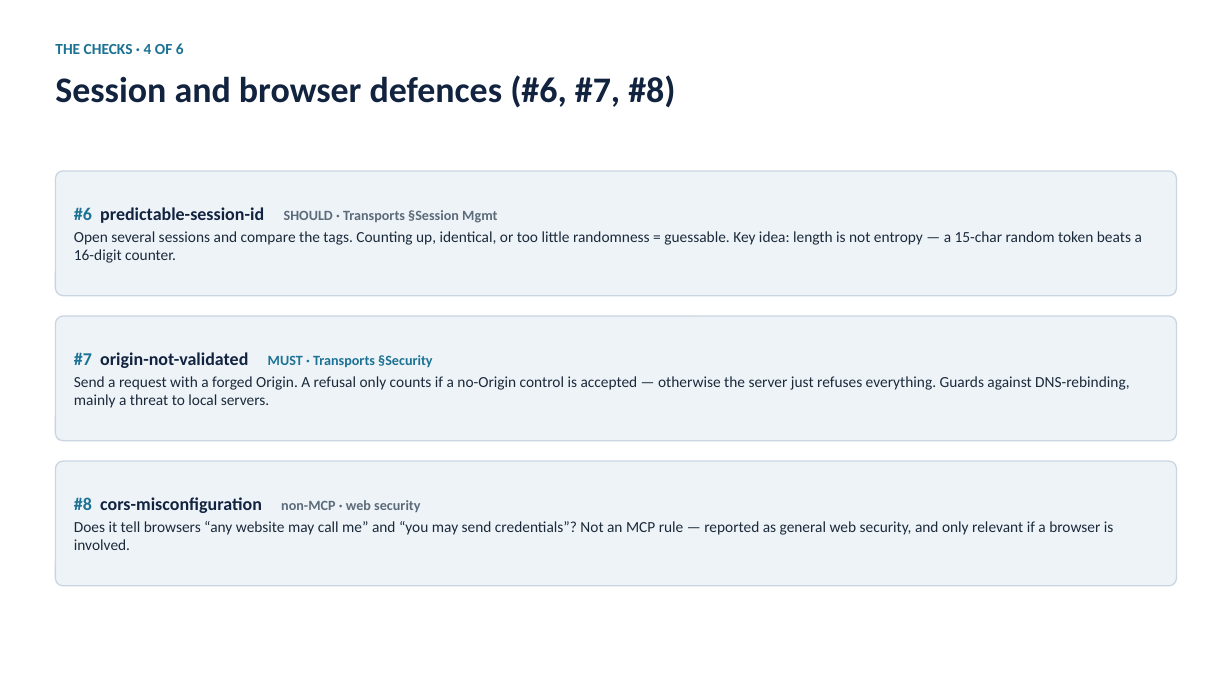
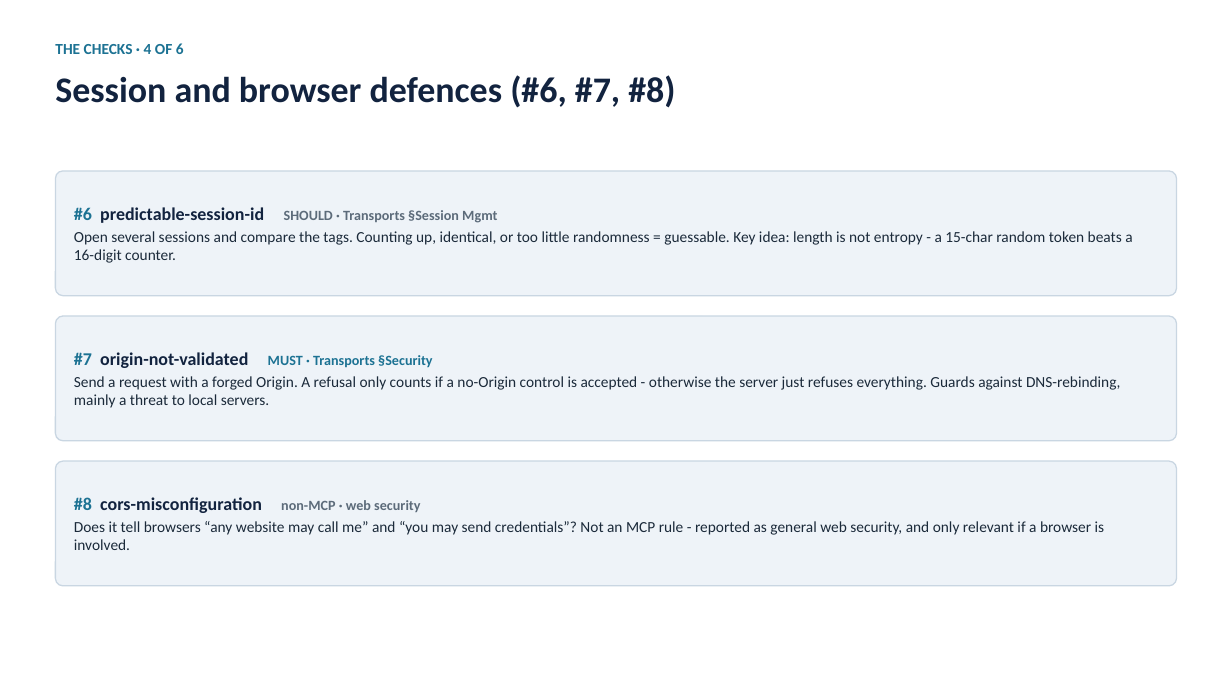
Before and after one commit to yamitkfir/YamAmit-MCP-auth, a slide deck: slide 14 of MCP-auth-slides.pptx. Drawn at 1232x693 pixels with LibreOffice and Linux fonts; fonts in the diff are those of the drawing. Boxes give left, top, right and bottom in pixels: in the first picture for what was removed or moved away, otherwise in the second. Text is boxed around its words. In the diff, an @@ line names an element or a change of style, - is before the commit and + after.

```diff
--- a/MCP-auth-slides.pptx
+++ b/MCP-auth-slides.pptx
@@ text at <box>74,231,1132,263</box>: text changed @@
-Open several sessions and compare the tags. Counting up, identical, or too little randomness = guessable. Key idea: length is not entropy — a 15-char random token beats a 16-digit counter.
+Open several sessions and compare the tags. Counting up, identical, or too little randomness = guessable. Key idea: length is not entropy - a 15-char random token beats a 16-digit counter.
@@ text at <box>74,376,1121,408</box>: text changed @@
-Send a request with a forged Origin. A refusal only counts if a no-Origin control is accepted — otherwise the server just refuses everything. Guards against DNS-rebinding, mainly a threat to local servers.
+Send a request with a forged Origin. A refusal only counts if a no-Origin control is accepted - otherwise the server just refuses everything. Guards against DNS-rebinding, mainly a threat to local servers.
@@ text at <box>74,521,1105,550</box>: text changed @@
-Does it tell browsers “any website may call me” and “you may send credentials”? Not an MCP rule — reported as general web security, and only relevant if a browser is involved.
+Does it tell browsers “any website may call me” and “you may send credentials”? Not an MCP rule - reported as general web security, and only relevant if a browser is involved.
```
Also in this commit, not shown: 26 other slides changed.
